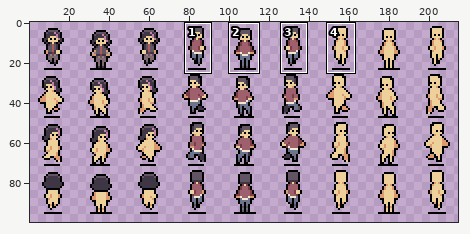
Edited in one commit: pixel-art file (ART/Jacson/Sprites/StudentNPCs.aseprite). The first picture is a wide view before the edit; the outline marks the close-up.
Close-up. First the earlier version:
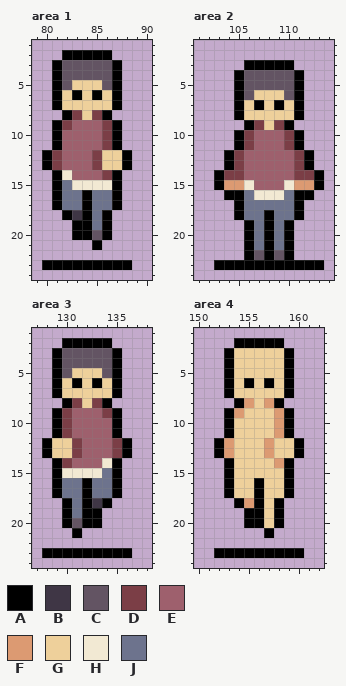
288x192 pixels, 1 frame. Shown: area 1: x 79..90, y 1..24; area 2: x 101..114, y 1..24; area 3: x 127..138, y 1..24; area 4: x 150..162, y 1..24. The wide view leaves out empty margins. The commit also changed other parts of the picture, which this record leaves out.
Visible layers, top first: "Hair", "Clothes", "Skin".
Palette (. is transparent): A #000000  B #3f3645  C #635463  D #7b3e46  E #9e606d  F #dc9a72  G #eed09b  H #f2e9d3  J #6d738d
Pixels before, area 1, first column x 80:
 2 ..AAAAA..
 3 .ACCCCCA.
 4 .ACCCCCA.
 5 .ACGGGCA.
 6 .AGAGAGA.
 7 .AGGGGGA.
 8 ..ADGDA..
 9 .ADEEEDA.
10 .AEEEEDA.
11 .AEEEEDA.
12 ADEEEDGGA
13 ADEEEDGGA
14 .AHEEEDA.
15 .AJHHHHA.
16 .AJJAJJA.
17 .AJJAJJA.
18 ..ABAJA..
19 ...AAJA..
20 ...AACA..
21 .....A...
22 .........
23 AAAAAAAAA
Pixels before, area 2, first column x 103:
 3 ...AAAAA...
 4 ..ACCCCCA..
 5 ..ACCCCCA..
 6 ..ACGGGCA..
 7 ..AGAGAGA..
 8 ..AGGGGGA..
 9 ...ADGDA...
10 ..ADEEEDA..
11 ..ADEEEDA..
12 .ADEEEEEDA.
13 .ADEEEEEDA.
14 ADDEEEEEDDA
15 AFFHEEEHFFA
16 .AAJHHHJAA.
17 ..AJJJJJA..
18 ..AJJAJJA..
19 ...AJAJA...
20 ...AJAJA...
21 ...AJAJA...
22 ...ACACA...
23 AAAAAAAAAAA
Pixels before, area 3, first column x 128:
 2 ..AAAAA..
 3 .ACCCCCA.
 4 .ACCCCCA.
 5 .ACGGGCA.
 6 .AGAGAGA.
 7 .AGGGGGA.
 8 ..ADGDA..
 9 .ADEEEDA.
10 .ADEEEEA.
11 .ADEEEEA.
12 AGGDEEEDA
13 AGGDEEEDA
14 .ADEEEHA.
15 .AHHHHJA.
16 .AJJAJJA.
17 .AJJAJJA.
18 ..AJABA..
19 ..AJAA...
20 ..ACAA...
21 ...A.....
22 .........
23 AAAAAAAAA
Pixels before, area 4, first column x 152:
 2 ..AAAAA..
 3 .AGGGGGA.
 4 .AGGGGGA.
 5 .AGGGGGA.
 6 .AGAGAGA.
 7 .AGGGGGA.
 8 ..AFGFA..
 9 .AFGGGFA.
10 .AGGGGFA.
11 .AGGGGFA.
12 AFGGGFGGA
13 AFGGGFGGA
14 .AGGGGFA.
15 .AGGGGGA.
16 .AGGAGGA.
17 .AGGAGGA.
18 ..AFAGA..
19 ...AAGA..
20 ...AAGA..
21 .....A...
22 .........
23 AAAAAAAAA
After:
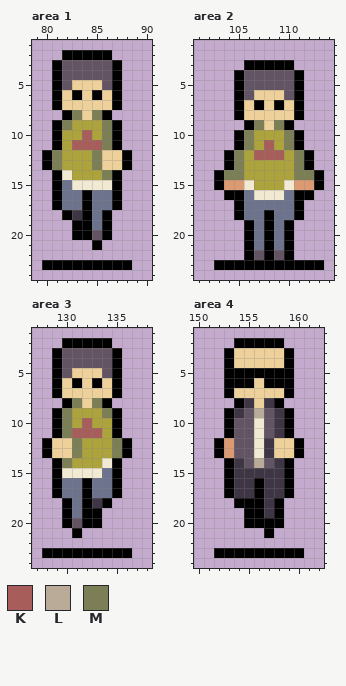
Colours new in this view: K #a75d59  L #baab99  M #7c7f55
Changes in this commit:
{"colour":"E","old":"#9e606d","new":"#ada33d"}
{"where": "area 1, layer \"Clothes\""}
{"y":8,"x":83,"old":"D","new":"M"}
{"y":8,"x":85,"old":"D","new":"M"}
{"y":9,"x":82,"old":"D","new":"M"}
{"y":9,"x":86,"old":"D","new":"M"}
{"y":10,"x":84,"old":"E","new":"K"}
{"y":10,"x":86,"old":"D","new":"M"}
{"y":11,"x":83,"old":"EEED","new":"KKKM"}
{"y":12,"x":81,"old":"D","new":"M"}
{"y":12,"x":85,"old":"D","new":"M"}
{"y":13,"x":81,"old":"D","new":"M"}
{"y":13,"x":85,"old":"D","new":"M"}
{"y":14,"x":86,"old":"D","new":"M"}
{"where": "area 2, layer \"Clothes\""}
{"y":9,"x":107,"old":"D","new":"M"}
{"y":9,"x":109,"old":"D","new":"M"}
{"y":10,"x":106,"old":"D","new":"M"}
{"y":10,"x":110,"old":"D","new":"M"}
{"y":11,"x":106,"old":"D","new":"M"}
{"y":11,"x":108,"old":"E","new":"K"}
{"y":11,"x":110,"old":"D","new":"M"}
{"y":12,"x":105,"old":"D","new":"M"}
{"y":12,"x":107,"old":"EEE","new":"KKK"}
{"y":12,"x":111,"old":"D","new":"M"}
{"y":13,"x":105,"old":"D","new":"M"}
{"y":13,"x":111,"old":"D","new":"M"}
{"y":14,"x":104,"old":"DD","new":"MM"}
{"y":14,"x":111,"old":"DD","new":"MM"}
{"where": "area 3, layer \"Clothes\""}
{"y":8,"x":131,"old":"D","new":"M"}
{"y":8,"x":133,"old":"D","new":"M"}
{"y":9,"x":130,"old":"D","new":"M"}
{"y":9,"x":134,"old":"D","new":"M"}
{"y":10,"x":130,"old":"D","new":"M"}
{"y":10,"x":132,"old":"E","new":"K"}
{"y":11,"x":130,"old":"DEEE","new":"MKKK"}
{"y":12,"x":131,"old":"D","new":"M"}
{"y":12,"x":135,"old":"D","new":"M"}
{"y":13,"x":131,"old":"D","new":"M"}
{"y":13,"x":135,"old":"D","new":"M"}
{"y":14,"x":130,"old":"D","new":"M"}
{"where": "area 4, layer \"Clothes\""}
{"y":5,"x":154,"old":"GGGGG","new":"AAAAA"}
{"y":6,"x":154,"old":"G","new":"A"}
{"y":6,"x":158,"old":"G","new":"A"}
{"y":8,"x":155,"old":"F","new":"B"}
{"y":8,"x":157,"old":"F","new":"B"}
{"y":9,"x":154,"old":"FGGGF","new":"BCLCB"}
{"y":10,"x":154,"old":"GGGGF","new":"CCHCB"}
{"y":11,"x":154,"old":"GGGGF","new":"CCHCB"}
{"y":12,"x":154,"old":"GGGF","new":"CCHB"}
{"y":13,"x":154,"old":"GGGF","new":"CCHB"}
{"y":14,"x":154,"old":"GGGGF","new":"BCLCB"}
{"y":15,"x":154,"old":"GGGGG","new":"BBBBB"}
{"y":16,"x":154,"old":"GG","new":"BB"}
{"y":16,"x":157,"old":"GG","new":"BB"}
{"y":17,"x":154,"old":"GG","new":"BB"}
{"y":17,"x":157,"old":"GG","new":"BB"}
{"y":18,"x":155,"old":"F","new":"A"}
{"y":18,"x":157,"old":"G","new":"B"}
{"y":19,"x":157,"old":"G","new":"B"}
{"y":20,"x":157,"old":"G","new":"A"}
{"label":"changed","picture_box":[52,110,112,180]}
{"label":"changed","picture_box":[224,120,314,190]}
{"label":"changed","picture_box":[62,398,122,468]}
{"label":"changed","picture_box":[234,368,284,528]}
